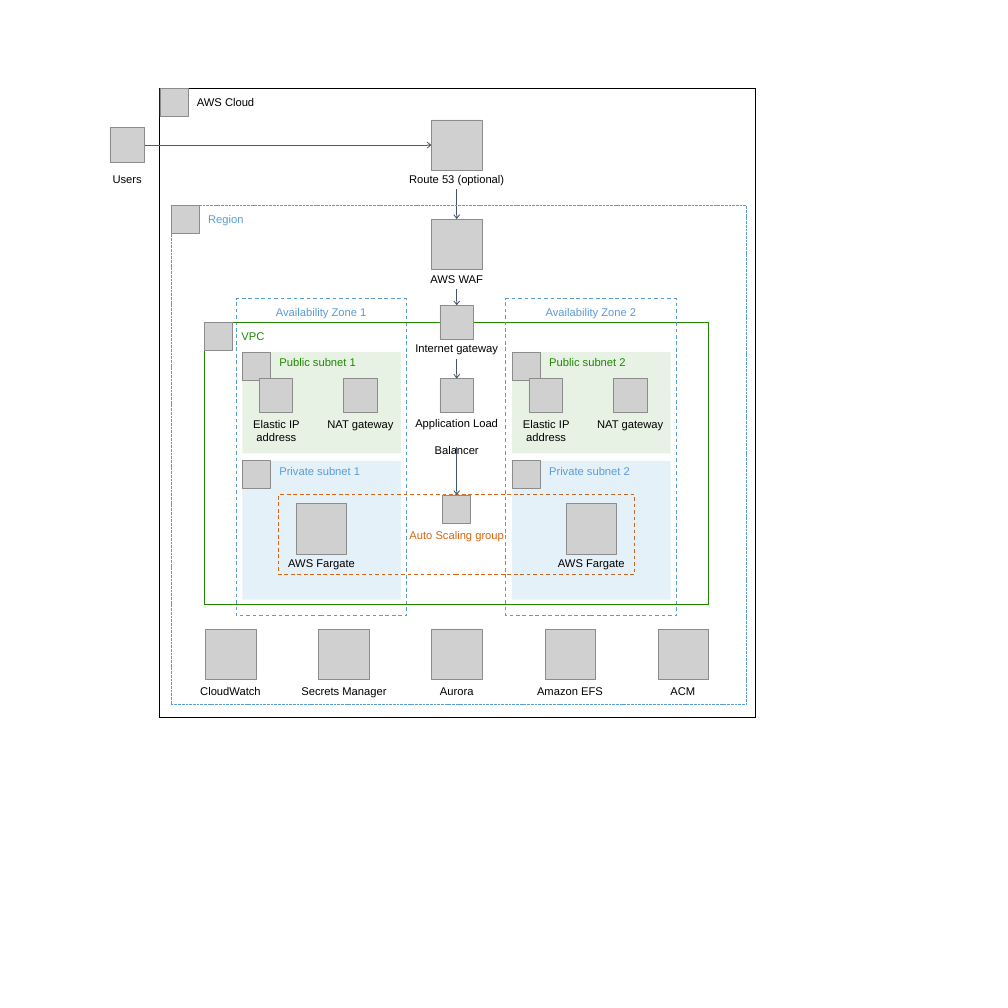
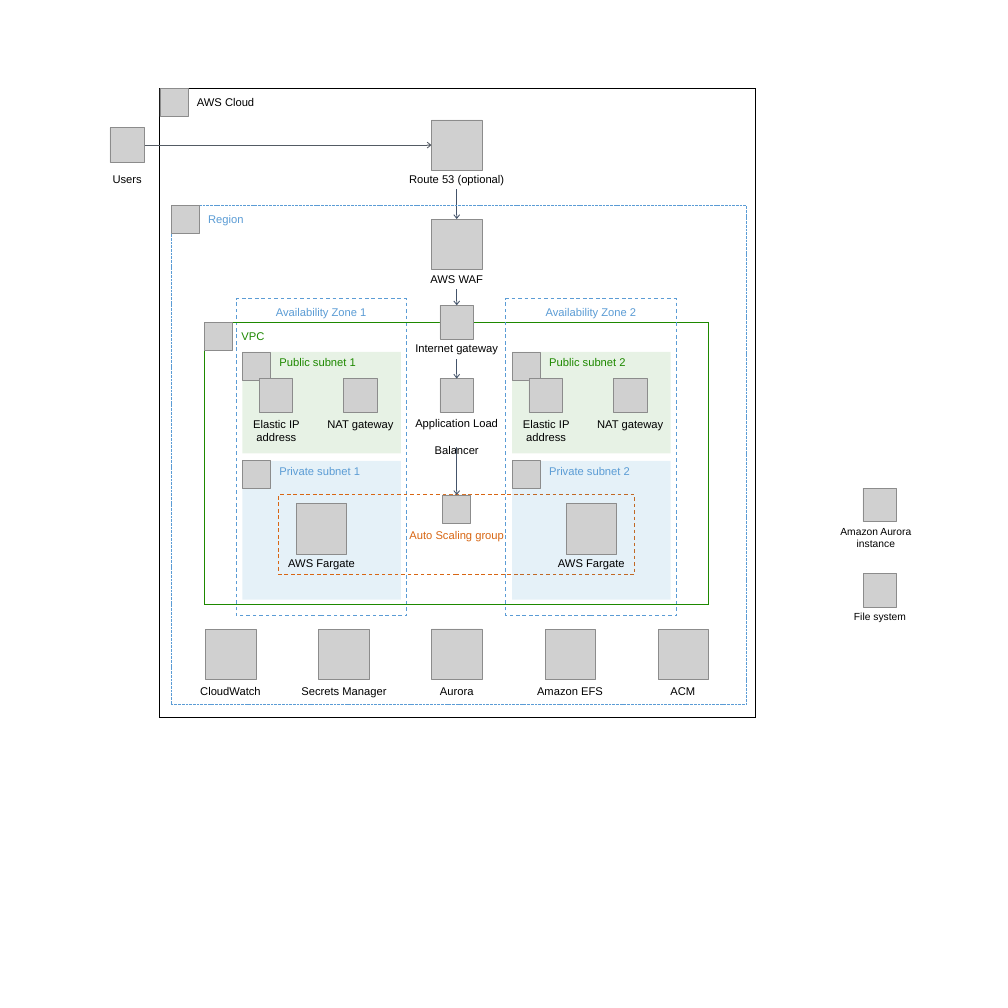
Before and after one commit to aws-quickstart/quickstart-sudo-consultants-serverless-wordpress, a slide deck: slide 3 of docs/images/architecture-diagram-sudo-serverless-wordpress.pptx. Drawn at 1008x1008 pixels with LibreOffice and Linux fonts; fonts in the diff are those of the drawing; grey boxes stand for pictures. Boxes give left, top, right and bottom in pixels: in the first picture for what was removed or moved away, otherwise in the second. Text is boxed around its words. In the diff, an @@ line names an element or a change of style, - is before the commit and + after.

```diff
--- a/docs/images/architecture-diagram-sudo-serverless-wordpress.pptx
+++ b/docs/images/architecture-diagram-sudo-serverless-wordpress.pptx
@@ picture added at <box>863,488,896,521</box> @@
@@ text added at <box>840,528,911,547</box>, 11 pt, text #000000 @@
+Amazon Aurora instance
@@ picture added at <box>864,573,897,607</box> @@
@@ text added at <box>854,612,906,622</box>, 11 pt, text #000000 @@
+File system
```
Also in this commit, not shown: 1 slide added, 2 other files.
